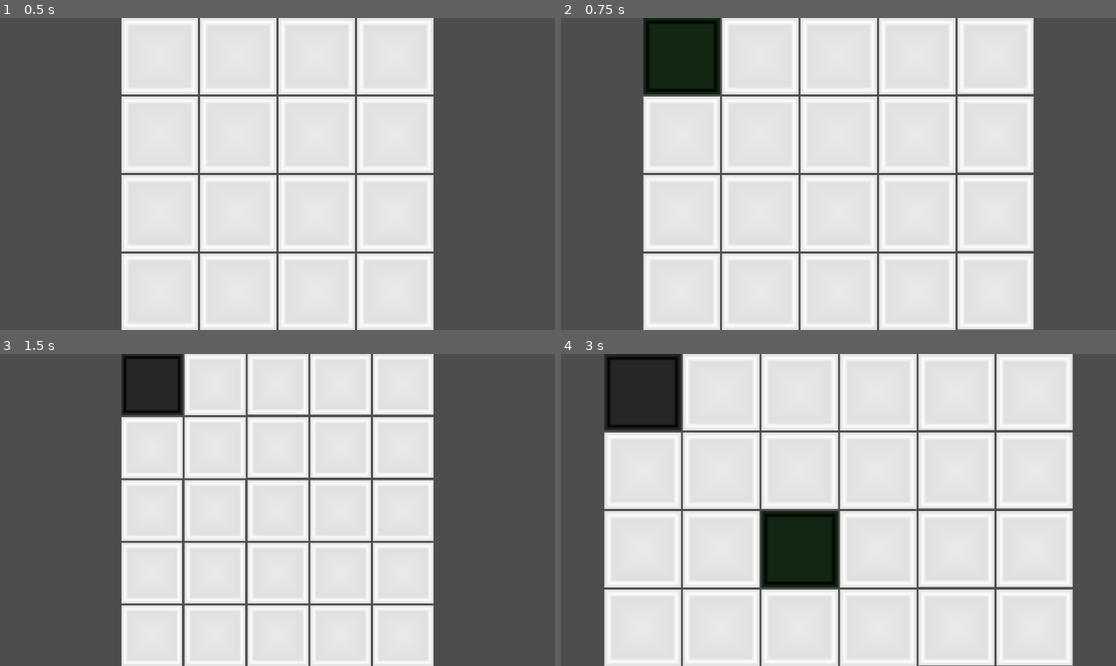
Above: before the commit, frames 1-4 (two rows, left to right).
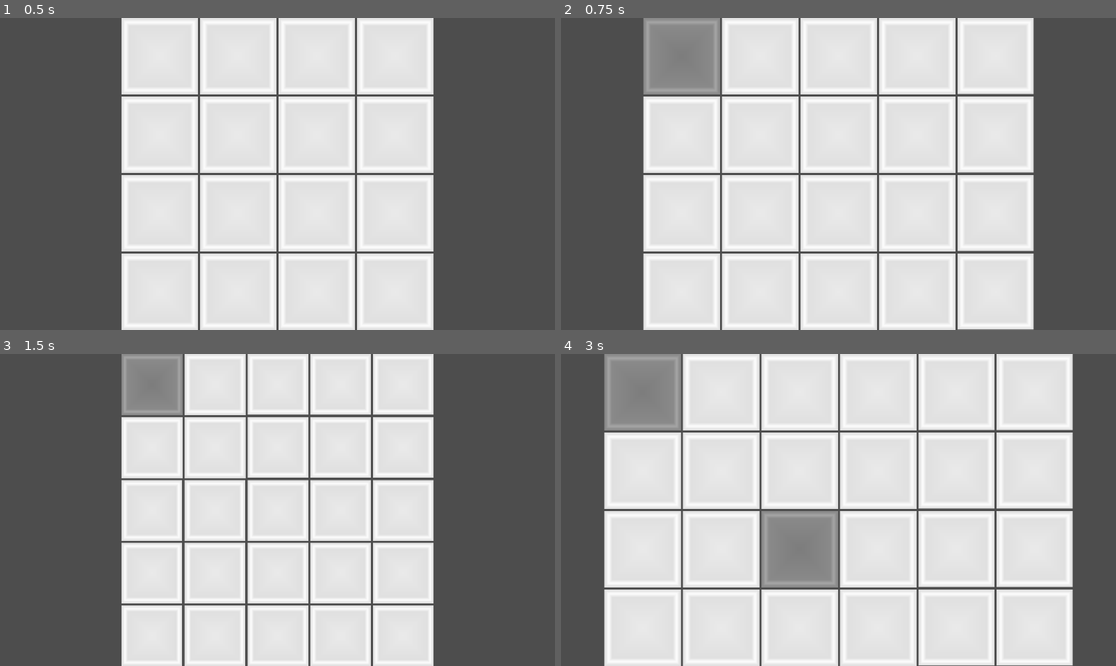
Above: after the commit, the same moments.

Repository: robotabc773/Brackeys2024.1
Game: Godot game, scene res://scenes/editor.tscn
The game is run twice, just before and just after one commit, with the same random seed, the same clock (stepped at 60 frames per second) and the same inputs.
Inputs (mouse positions are in pixels of both pictures, inside the frame that each line leads up to):
- Up to frame 1 (0.5 s): no input
- Up to frame 2 (0.75 s): tap Enter at 0.5 s; hold D from 0.53 s (still down); tap C at 0.6 s; click (838, 174) at 0.67 s
- Up to frame 3 (1.5 s): tap Space at 1.25 s; move the mouse to (166, 525) at 1.27 s; release D at 1.28 s; hold S from 1.28 s (still down); tap R at 1.35 s
- Up to frame 4 (3 s): tap Enter at 2 s; move the mouse to (894, 441) at 2.02 s; release S at 2.03 s; hold D 2.03-2.78 s; tap Q at 2.1 s; tap Space at 2.75 s; move the mouse to (810, 572) at 2.77 s; hold W from 2.78 s (still down); tap C at 2.85 s; click (810, 572) at 2.92 s

Frame 1 is identical in both runs. In frame 2, 3.4% of the frame differs, in the area x 14-29%, y 0-25%; in frame 3, 2.2%; in frame 4, 6.8%, in the area x 7-50%, y 0-75%.

Commit message:
updated editor

Diff:
--- a/scripts/tools/tool_editor.gd
+++ b/scripts/tools/tool_editor.gd
@@ -1,14 +1,19 @@
 extends Tool
+
 
 ## Should return true iff the given position is valid to start the tool at
 func valid_start_pos(_grid : Grid, _pos : Vector2i) -> bool:
 	return true
 
 
-## Apply the tool to the grid, returning the relevant [enum Tools.Result]
+## Apply the tool to the grid
 func apply(grid : Grid, path : Array[Vector2i], preview := false) -> bool:
-	for pos : Vector2i in path:
-		grid.set_state(pos, Tile.invert(grid.get_state(pos)))
-		if preview:
-			grid.set_highlight(pos, Tile.Highlight.GREEN)
+	var first_state = grid.get_state(path[0])
+	for pos in path:
+		var state = grid.get_state(pos)
+		if state == first_state:
+			if state == Tile.State.BLOCKED:
+				grid.set_state(pos, Tile.State.LIGHT)
+			else:
+				grid.set_state(pos, Tile.State.BLOCKED)
 	return true
